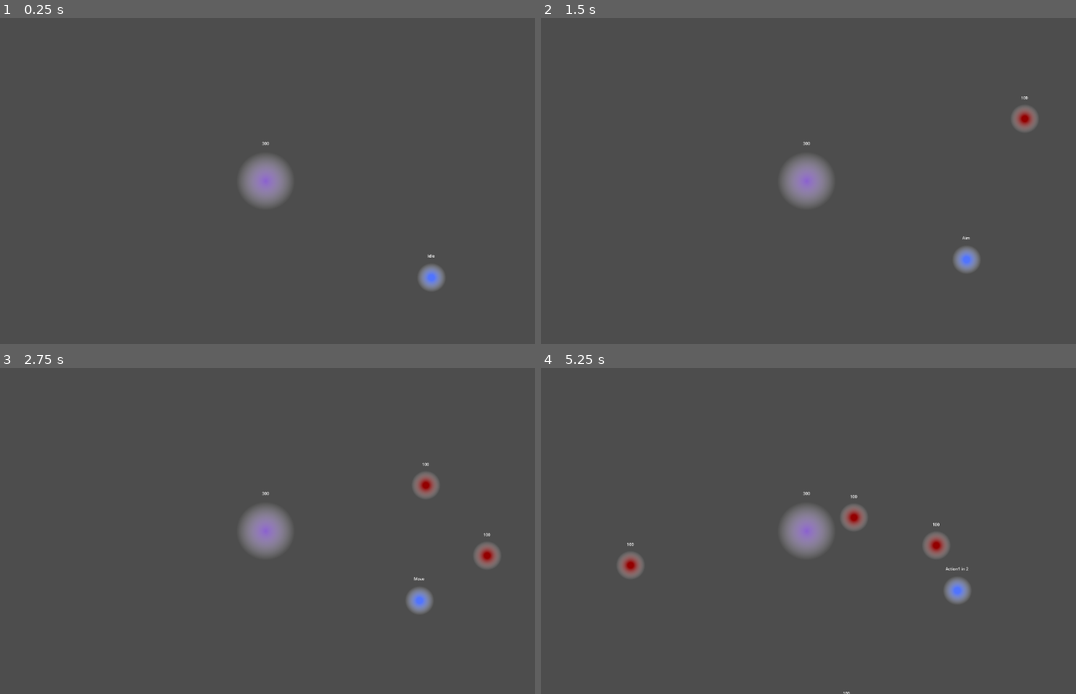
Above: before the commit, frames 1-4 (two rows, left to right).
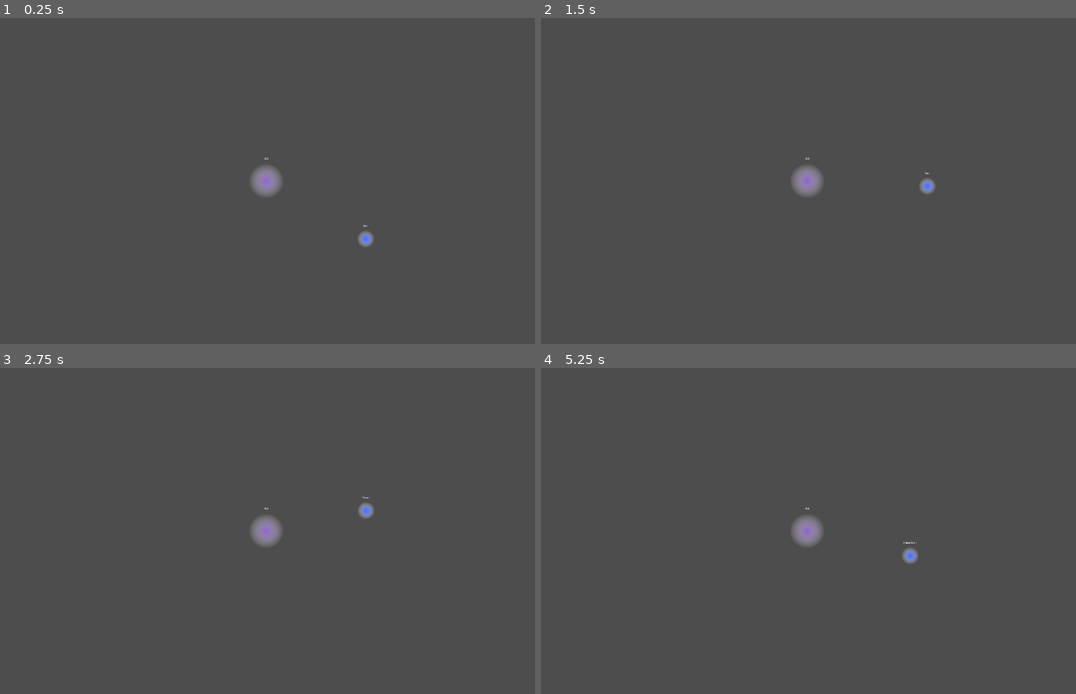
Above: after the commit, the same moments.

Repository: dwlee0802/ProbabilityShooter
Game: Godot game, scene res://Scenes/game.tscn
Same seed, same stepped clock (60 frames per second), same inputs: the game is played once before the commit and once after it.
Inputs (mouse positions are in pixels of both pictures, inside the frame that each line leads up to):
- Up to frame 1 (0.25 s): no input
- Up to frame 2 (1.5 s): tap Enter at 0.5 s; move the mouse to (936, 164) at 0.52 s; right-click (936, 164) at 0.6 s; move the mouse to (690, 197) at 1.27 s; tap Q (action_1) at 1.35 s
- Up to frame 3 (2.75 s): right-click (149, 547) at 1.55 s; move the mouse to (326, 459) at 2.02 s; click (326, 459) at 2.1 s; right-click (326, 459) at 2.3 s
- Up to frame 4 (5.25 s): move the mouse to (781, 596) at 2.77 s; right-click (781, 596) at 2.85 s; move the mouse to (985, 579) at 3.52 s; right-click (985, 579) at 3.6 s; move the mouse to (631, 482) at 4.27 s; tap Q (action_1) at 4.35 s; right-click (631, 482) at 4.55 s; move the mouse to (835, 531) at 5.02 s; click (835, 531) at 5.1 s

The runs differ from the first frame. In frame 1, 1.4% of the frame differs, in the area x 44-84%, y 37-84%; in frame 2, 1.7%; in frame 3, 2.0%; in frame 4, 2.4%, in the area x 14-81%, y 37-100%.

Commit message:
Adjusted screen size and removed unnecessary prints.

Diff:
--- a/Scenes/States/attack_state.gd
+++ b/Scenes/States/attack_state.gd
@@ -3,7 +3,9 @@
 var mouse_position: Vector2
 
 @export
-var projectile_speed: float = 1000
+var projectile_speed: float = 8000
+@export
+var wait_time: float = 1
 
 @export
 var idle_state: State
@@ -17,7 +19,7 @@
 func enter() -> void:
 	super()
 	parent.state_label.text = "Action1"
-	timer.start(2)
+	timer.start(wait_time)
 
 func process_input(_event: InputEvent) -> State:
 	if Input.is_action_just_pressed("ui_cancel"):
@@ -36,7 +38,7 @@
 		parent.action_1_available = false
 
 		var bullet: Projectile = parent.bullet_scene.instantiate()
-		bullet.launch(mouse_position.normalized(), projectile_speed, randi_range(1, 100))
+		bullet.launch(mouse_position.normalized(), projectile_speed, randi_range(1, 201))
 		bullet.global_position = parent.global_position
 
 		get_tree().root.add_child(bullet)
--- a/Scenes/States/move_state.gd
+++ b/Scenes/States/move_state.gd
@@ -12,7 +12,6 @@
 	super()
 	parent.state_label.text = "Move"
 	destination = parent.get_global_mouse_position()
-	print(destination)
 
 func process_input(_event: InputEvent) -> State:
 	# right clicking when Idle is move order
@@ -20,7 +19,6 @@
 		return idle_state
 	if Input.is_action_just_pressed("right_click"):
 		destination = parent.get_global_mouse_position()
-		print(destination)
 	# pressed action 1. go to action 1 aim mode
 	if Input.is_action_just_pressed("action_1"):
 		aim_state.action = Action.One
@@ -29,8 +27,7 @@
 	return null
 
 func process_physics(_delta: float) -> State:
-	if destination.distance_to(parent.global_position) < 1:
-		print("arrived")
+	if destination.distance_to(parent.global_position) < 1 * parent.movement_speed/100:
 		return idle_state
 
 	var direction: Vector2 = parent.global_position.direction_to(destination)
--- a/Scenes/reload_state.gd
+++ b/Scenes/States/reload_state.gd
@@ -4,6 +4,8 @@
 var idle_state: State
 @export
 var move_state: State
+@export
+var reload_time: float = 1.0
 
 var action: Action = Action.None
 
@@ -14,12 +16,12 @@
 func enter() -> void:
 	super()
 	parent.state_label.text = "Reloading " + str(action)
-	timer.start(2)
+	timer.start(reload_time)
 
 func process_frame(_delta: float) -> State:
 	parent.state_label.text = "Reloading in " + str(int(timer.time_left + 1))
 
-	if timer.is_stopped():
+	if timer.time_left <= 0:
 		print("reload complete")
 		parent.action_1_available = true
 		return idle_state
--- a/Scenes/enemy_unit.gd
+++ b/Scenes/enemy_unit.gd
@@ -26,6 +26,7 @@
 	health_label.text = str(health_points)
 	print("Received damage: " + str(damage_amount))
 	if health_points <= 0:
+		get_parent().remove_child(self)
 		queue_free()
 
 func _physics_process(delta):
--- a/Scenes/game.gd
+++ b/Scenes/game.gd
@@ -14,15 +14,37 @@
 @export
 var spawn_radius: int = 1000
 
+## node to hold enemy units
+@onready
+var enemies: Node2D = $Enemies
+
+@export_category("Debugging")
+@export
+var no_game_over: bool = false
+
 
 # Called when the node enters the scene tree for the first time.
 func _ready():
 	EnemyUnit.core_position = core.global_position
+	core.core_killed.connect(game_over)
 	spawn_timer.timeout.connect(spawn_enemy_unit)
 	spawn_timer.start(spawn_cooldown)
 
 func spawn_enemy_unit() -> void:
 	var newEnemy: EnemyUnit = enemy_scene.instantiate()
-	newEnemy.global_position = Vector2.RIGHT.rotated(randf_range(0, TAU)) * 1000
 	newEnemy.on_spawn(randi_range(100, 300), randi_range(50, 150))
-	add_child(newEnemy)
+	enemies.add_child(newEnemy)
+	newEnemy.position = Vector2.RIGHT.rotated(randf_range(0, TAU)) * spawn_radius
+
+func game_over() -> void:
+	if no_game_over:
+		return
+
+	print("***GAME OVER***")
+	spawn_timer.stop()
+
+	# remove all remaining enemy units
+	remove_child(enemies)
+	enemies.queue_free()
+	enemies = Node2D.new()
+	add_child(enemies)
--- a/Scenes/game.tscn
+++ b/Scenes/game.tscn
@@ -6,17 +6,24 @@
 
 [node name="Game" type="Node2D"]
 script = ExtResource("1_entdd")
+spawn_cooldown = 5.0
+spawn_radius = 3000
+no_game_over = true
+
+[node name="Camera2D" type="Camera2D" parent="."]
+position = Vector2(6, 0)
+zoom = Vector2(0.3, 0.3)
+process_callback = 0
 
 [node name="Core" parent="." instance=ExtResource("1_i48ud")]
 
 [node name="PlayerUnit" parent="." instance=ExtResource("2_jg501")]
 position = Vector2(658, 384)
-
-[node name="Camera2D" type="Camera2D" parent="."]
-position = Vector2(6, 0)
-zoom = Vector2(0.5, 0.5)
+movement_speed = 500.0
 
 [node name="SpawnTimer" type="Timer" parent="."]
 process_callback = 0
 
+[node name="Enemies" type="Node2D" parent="."]
+
 [connection signal="body_entered" from="Core" to="Core" method="_on_body_entered"]
--- a/Scenes/player_unit.tscn
+++ b/Scenes/player_unit.tscn
@@ -6,7 +6,7 @@
 [ext_resource type="Script" path="res://Scenes/States/move_state.gd" id="4_jlt6l"]
 [ext_resource type="Script" path="res://Scenes/States/aim_state.gd" id="5_8ylnj"]
 [ext_resource type="Script" path="res://Scenes/States/attack_state.gd" id="6_3pdj6"]
-[ext_resource type="Script" path="res://Scenes/reload_state.gd" id="7_tgkgy"]
+[ext_resource type="Script" path="res://Scenes/States/reload_state.gd" id="7_tgkgy"]
 
 [sub_resource type="Gradient" id="Gradient_r6gn1"]
 offsets = PackedFloat32Array(0.123377, 0.649351)
